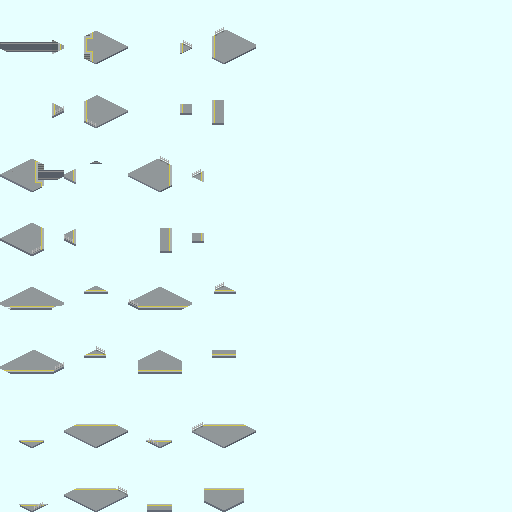
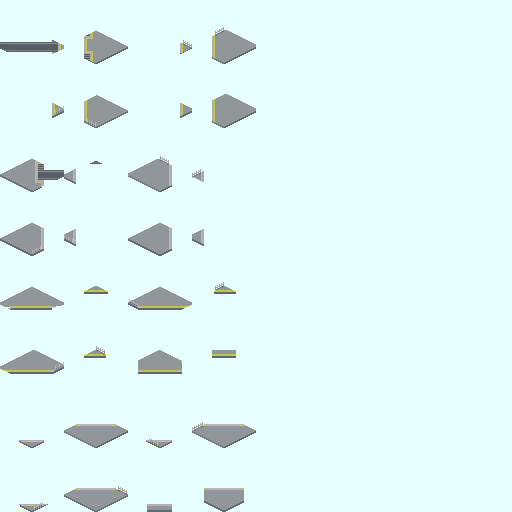
Layers edited between the first and the second 512 × 512 image:
removed group "[31]" (in "レイヤーグループ" › "Homes" › "Side" › "Left") (2 layers) from group "Left" over <box>192,229,204,243</box>
removed layer "[31x]" from group "[31]" over <box>192,233,204,243</box>
added layer "[31]" (in "レイヤーグループ" › "Homes" › "Side" › "Left") in group "Left" over <box>192,229,204,246</box>
painted on "[30]" over <box>128,223,172,256</box>
painted on "[23]" over <box>212,94,256,128</box>
painted on "[22]" over <box>180,103,192,118</box>
